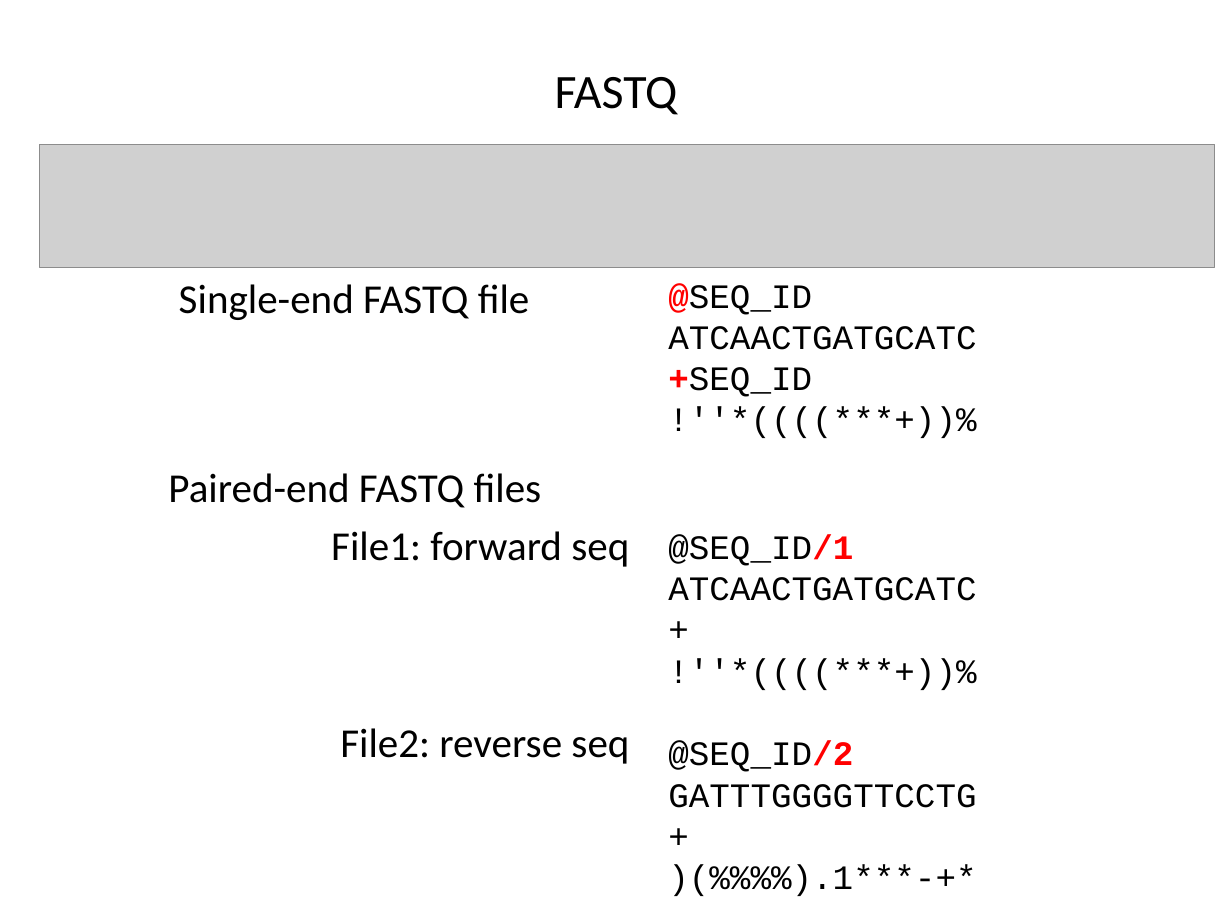
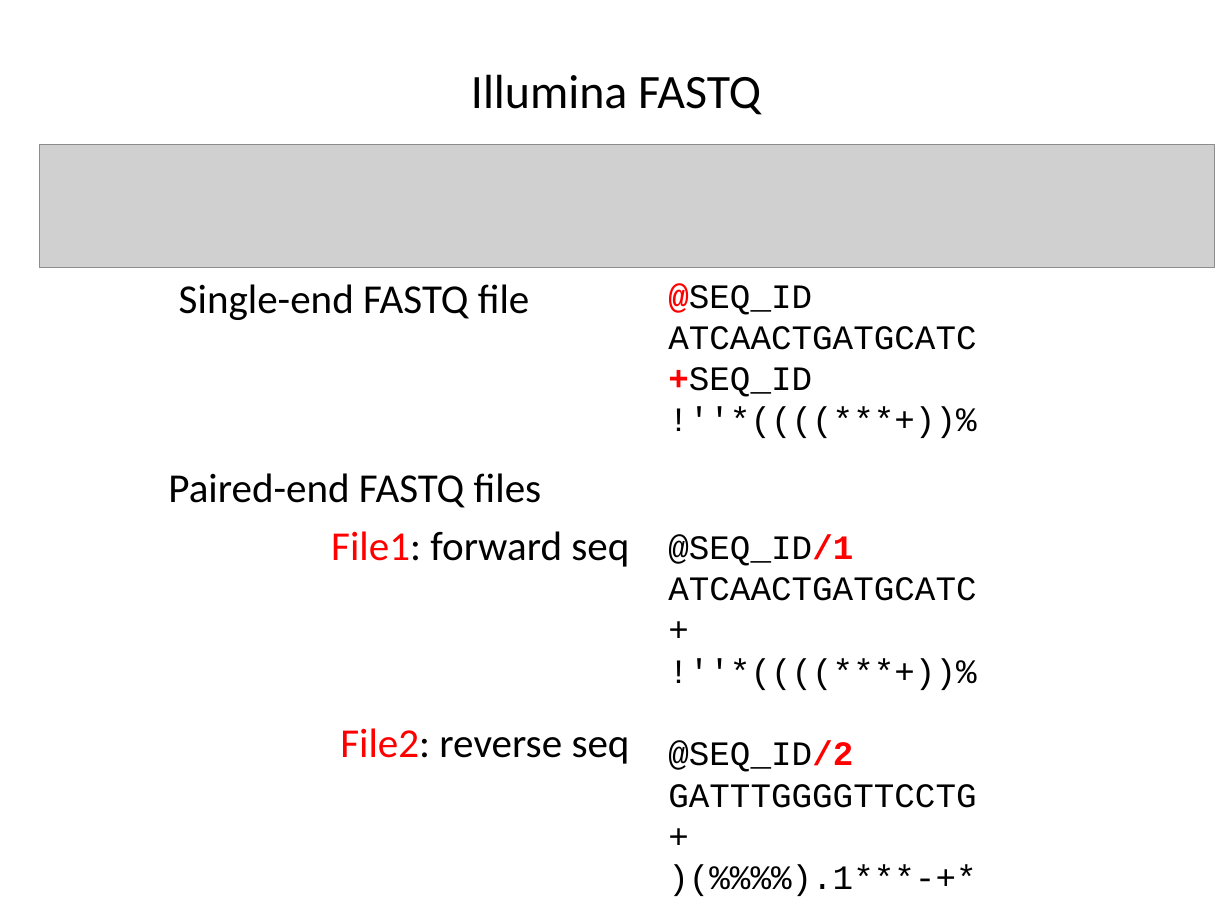
Before and after one commit to liu3zhenlab/teaching, a slide deck: slide 11 of PLPTH813Bioinformatis/2023/lectures/lecture05_NGS_tools.pptx (slide 10 before the commit). Drawn at 1232x924 pixels with LibreOffice and Linux fonts; fonts in the diff are those of the drawing; grey boxes stand for pictures. Boxes give left, top, right and bottom in pixels: in the first picture for what was removed or moved away, otherwise in the second. Text is boxed around its words. In the diff, an @@ line names an element or a change of style, - is before the commit and + after.

```diff
--- a/PLPTH813Bioinformatis/2023/lectures/lecture05_NGS_tools.pptx
+++ b/PLPTH813Bioinformatis/2023/lectures/lecture05_NGS_tools.pptx
@@ title at [471, 74, 761, 115]: text changed @@
-FASTQ
+Illumina FASTQ
@@ text "File1: forward seq" at [331, 531, 630, 764]: text colour #000000 to #FF0000 in "File1:", "File2:" @@
```
Also in this commit, not shown: 6 other slides changed, 2 slides added, 1 slide removed, 6 other files.
